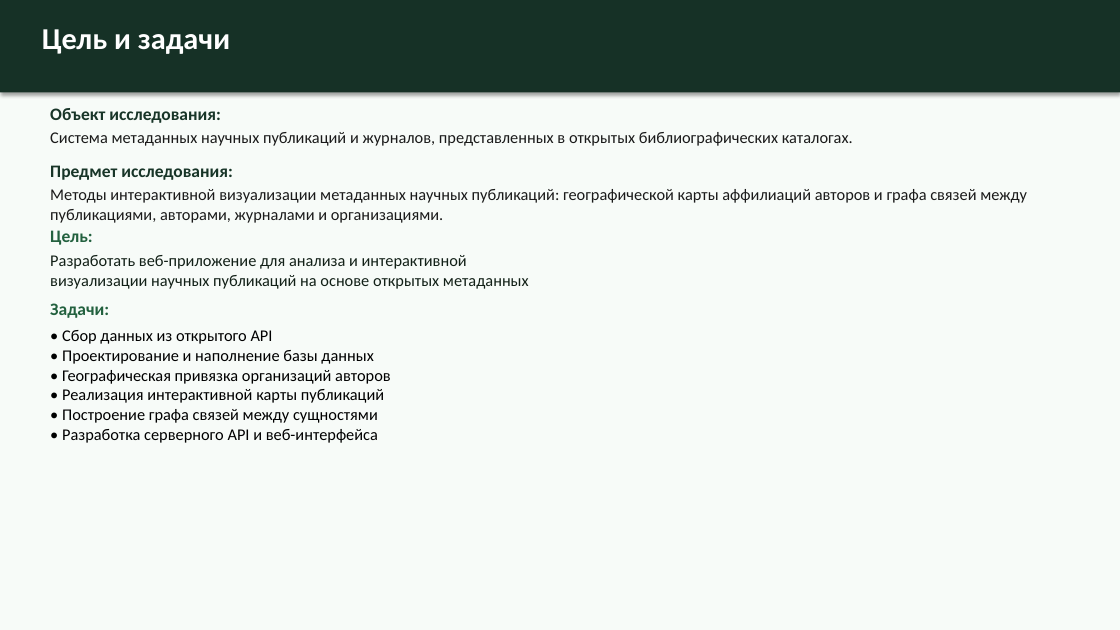
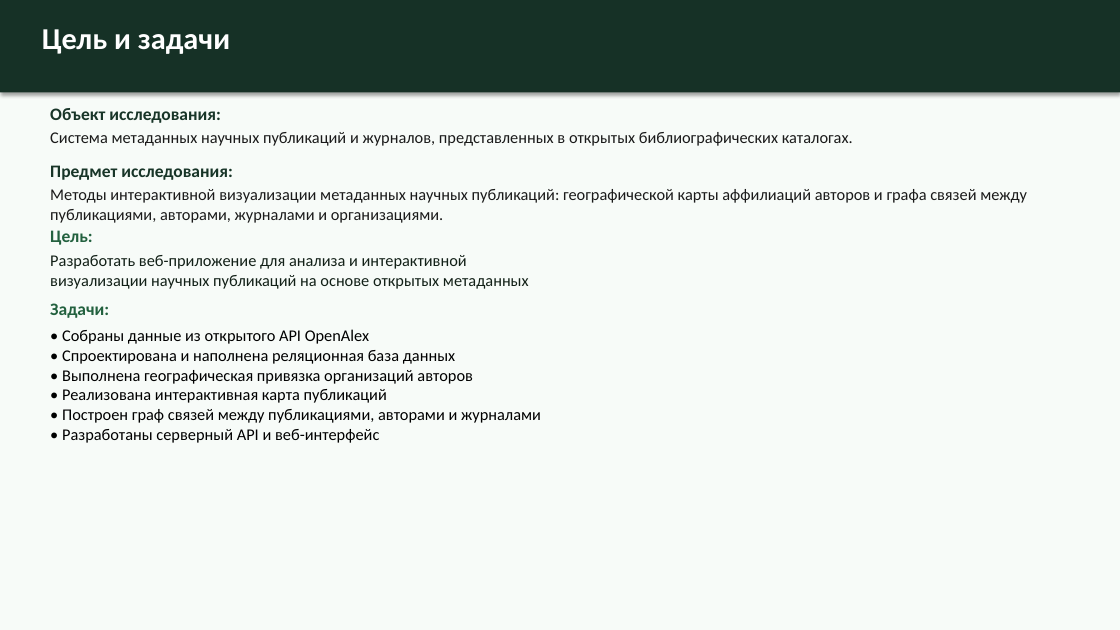
Before and after one commit to surnova2703/muiv3year, a slide deck: slide 4 of docs/Визуализация науки на основе метаданных публикаций и журналов.pptx. Drawn at 1120x630 pixels with LibreOffice and Linux fonts; fonts in the diff are those of the drawing. Boxes give left, top, right and bottom in pixels: in the first picture for what was removed or moved away, otherwise in the second. Text is boxed around its words. In the diff, an @@ line names an element or a change of style, - is before the commit and + after.

```diff
--- a/docs/Визуализация науки на основе метаданных публикаций и журналов.pptx
+++ b/docs/Визуализация науки на основе метаданных публикаций и журналов.pptx
@@ text at <box>62,329,541,443</box>: text changed @@
-• Сбор данных из открытого API
-• Проектирование и наполнение базы данных
-• Географическая привязка организаций авторов
-• Реализация интерактивной карты публикаций
-• Построение графа связей между сущностями
-• Разработка серверного API и веб-интерфейса
+• Собраны данные из открытого API OpenAlex
+• Спроектирована и наполнена реляционная база данных
+• Выполнена географическая привязка организаций авторов
+• Реализована интерактивная карта публикаций
+• Построен граф связей между публикациями, авторами и журналами
+• Разработаны серверный API и веб-интерфейс
```
